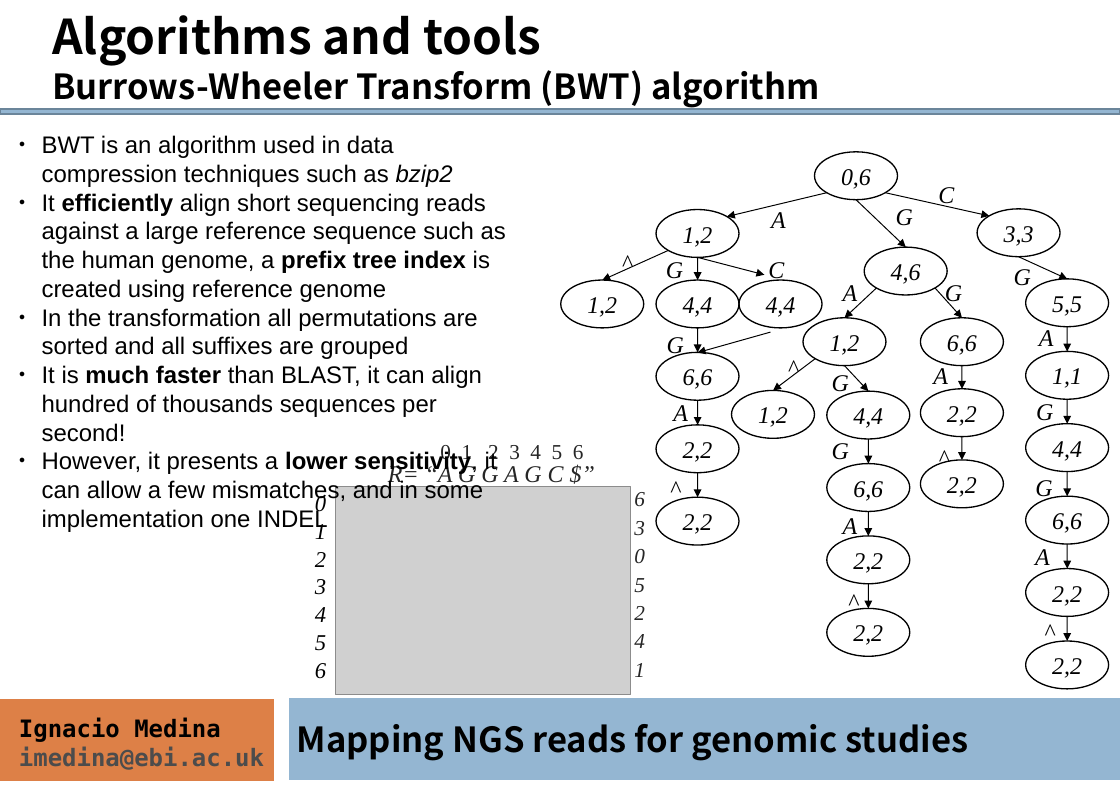
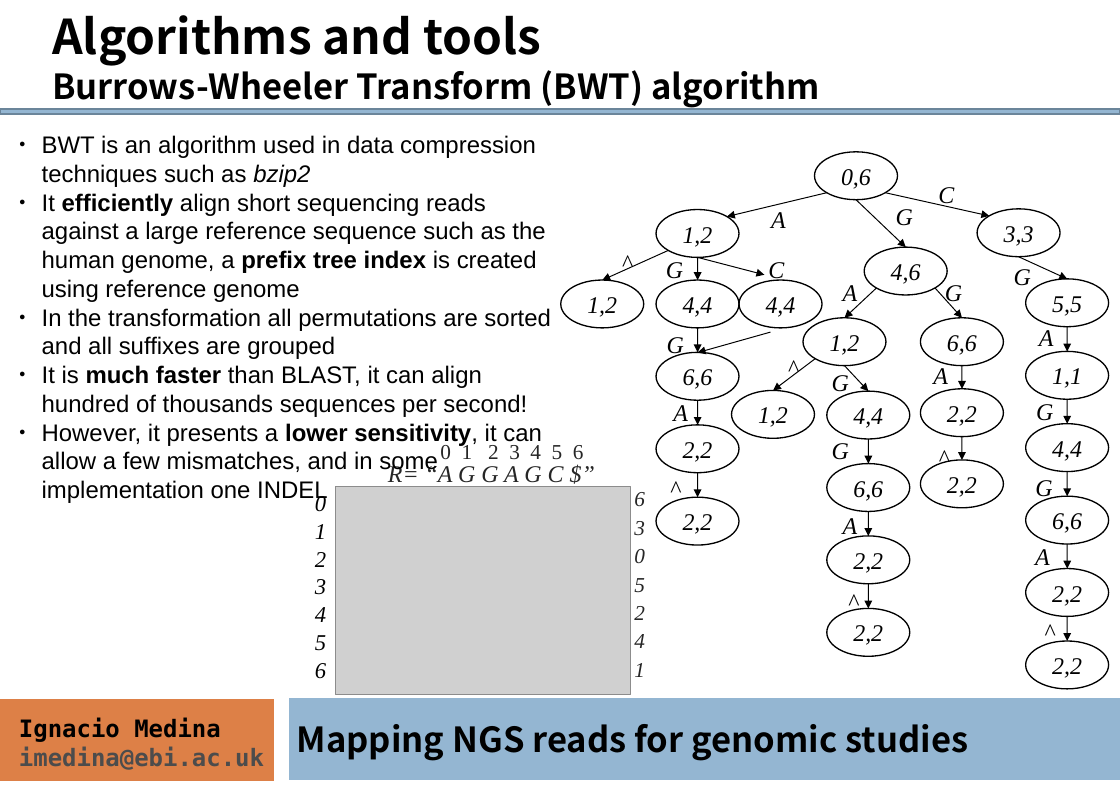
Before and after one commit to ngs-course/ngs-course.github.io, a slide deck: slide 12 of Course_Materials/alignment/presentation/ngs-read-mapping-imedina-mda14.odp. Drawn at 1120x792 pixels with LibreOffice and Linux fonts; fonts in the diff are those of the drawing; grey boxes stand for pictures. Boxes give left, top, right and bottom in pixels: in the first picture for what was removed or moved away, otherwise in the second. Text is boxed around its words. In the diff, an @@ line names an element or a change of style, - is before the commit and + after.

Commit message:
alignment prsentation updaded

```diff
--- a/Course_Materials/alignment/presentation/ngs-read-mapping-imedina-mda14.odp
+++ b/Course_Materials/alignment/presentation/ngs-read-mapping-imedina-mda14.odp
@@ text "BWT is an algorithm used ..." rewrapped from [42,135,506,504] to [42,135,550,475] @@
```
Also in this commit, not shown: 8 other slides changed, 1 slide added, 1 other file.
